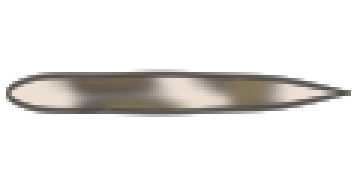
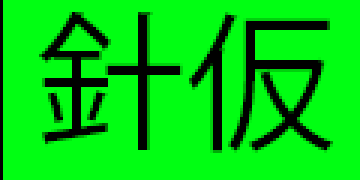
Layered file, before and after one edit (w=360, h=180). Changes by layer:
renamed "塗り" to "針仮", painted on it over (6, 12, 333, 153)
renamed "用紙" to "長方形 1", showed it, painted on it over (0, 0, 360, 180)
renamed "線" to "背景", moved it below "長方形 1", painted on it over (0, 0, 360, 180)
